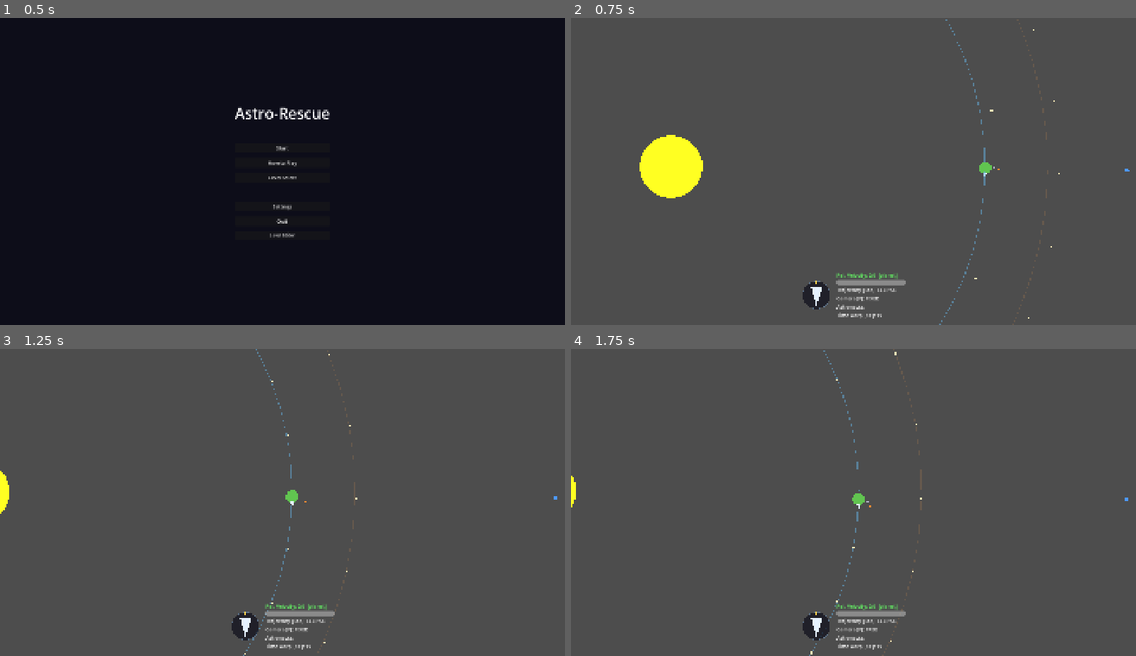
Above: before the commit, frames 1-4 (two rows, left to right).
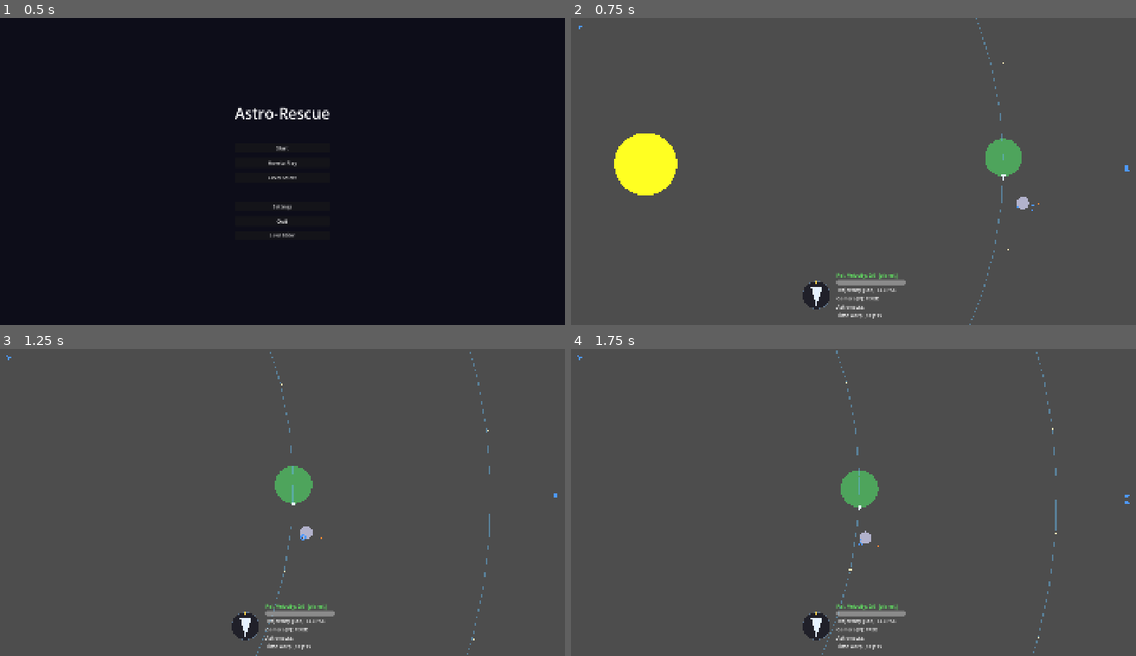
Above: after the commit, the same moments.

Repository: swan-eternal/astrorescue
Game: Godot game, scene res://scenes/main_menu.tscn
The game is run twice, just before and just after one commit, with the same random seed, the same clock (stepped at 60 frames per second) and the same inputs.
Inputs (mouse positions are in pixels of both pictures, inside the frame that each line leads up to):
- Up to frame 1 (0.5 s): no input
- Up to frame 2 (0.75 s): click "Start" at 0.5 s
- Up to frame 3 (1.25 s): no input
- Up to frame 4 (1.75 s): tap Enter at 1.25 s; move the mouse to (977, 487) at 1.27 s; hold D (rotate_right) from 1.28 s (still down); tap F (toggle_free_camera) at 1.35 s; click (977, 487) at 1.42 s

Frame 1 is identical in both runs. In frame 2, 2.9% of the frame differs, in the area x 1-99%, y 0-100%; in frame 3, 1.3%; in frame 4, 1.3%.

Commit message:
chore(build): v0.5 build V02 + time warp 32x + level 01 redesign + doc refresh
- Replace V01 build artifacts with V02 (exe, pck, console) — detected as renames
- export_presets.cfg: ./AstroRescueV01.exe -> ./AstroRescueV02.exe
- TIME_WARP_LEVELS extended to [1,2,4,8,16,32] (16x too slow for far-out orbits)
- rocket.tscn: explicit thrust_acceleration = 200.0 default
- data/levels/level_01.json: redesign to 4-planet system (earth/mars/neptune/Pluto),
  sun mass 4M -> 10M, rocket initial position [3500,0] -> [0,0]
- Add missing .uid files for scripts/soi_indicator + scripts/visual_settings
  (overlooked in 0c145f5; matches repo's track-every-.uid pattern)
- Newline fixes in scripts/moon.gd, scripts/settings_menu.gd
- Astro-RescueV2.md: refreshed project doc (supersedes V1 reference)

Diff:
--- a/data/levels/level_01.json
+++ b/data/levels/level_01.json
@@ -1,70 +1,154 @@
 {
-  "name": "Level 01",
-  "version": 3,
   "bodies": [
     {
-      "type": "sun",
-      "mass": 4000000,
+      "is_landable": false,
+      "mass": 10000000.0,
+      "position": [
+        0.0,
+        0.0
+      ],
       "radius": 200.0,
-      "is_landable": false,
-      "position": [-1, -3]
+      "type": "sun"
     },
     {
-      "type": "planet",
+      "angle_of_aphelion": 0.0,
+      "aphelion": 3050.0,
+      "color": [
+        0.308060050010681,
+        0.645470976829529,
+        0.362694531679153,
+        1.0
+      ],
+      "fuel_orbit_radius": 50.0,
+      "fuel_orbit_speed": 0.509999765083192,
+      "has_astronaut": false,
+      "has_fuel": false,
+      "is_home": true,
+      "mass": 2570500.0,
+      "moons": [
+        {
+          "angle_of_aphelion": 1.09955742875643,
+          "aphelion": 199.0,
+          "color": [
+            0.7,
+            0.7,
+            0.8,
+            1.0
+          ],
+          "fuel_orbit_radius": 60.0,
+          "fuel_orbit_speed": 0.489999765530227,
+          "has_astronaut": true,
+          "has_fuel": true,
+          "is_landable": true,
+          "mass": 16718.0,
+          "perihelion": 196.0,
+          "phase": 0.0174532925199433,
+          "radius": 40.0
+        }
+      ],
       "name": "earth",
-      "is_home": true,
-      "has_astronaut": false,
-      "has_fuel": true,
-      "mass": 10000,
-      "radius": 40.0,
-      "color": [0.3823967, 0.77151555, 0.31417027, 1.0],
-      "perihelion": 1847.7,
-      "aphelion": 2000.0,
-      "angle_of_aphelion": 3.141592653589793,
-      "phase": 3.141592653589793,
+      "perihelion": 2280.0,
+      "phase": -0.0174532925199433,
+      "radius": 120.0,
+      "type": "planet"
+    },
+    {
+      "angle_of_aphelion": -2.12930168743308,
+      "aphelion": 3400.0,
+      "color": [
+        0.747116148471832,
+        0.294683754444122,
+        0.294683754444122,
+        1.0
+      ],
       "fuel_orbit_radius": 50.0,
       "fuel_orbit_speed": 0.5,
+      "has_astronaut": true,
+      "has_fuel": true,
+      "is_home": false,
+      "mass": 51900.0,
+      "moons": [],
+      "name": "mars",
+      "perihelion": 3580.0,
+      "phase": 0.0174532925199433,
+      "radius": 117.0,
+      "type": "planet"
+    },
+    {
+      "angle_of_aphelion": 0.0,
+      "aphelion": 5090.0,
+      "color": [
+        0.281876921653748,
+        0.573591113090515,
+        0.672182321548462,
+        1.0
+      ],
+      "fuel_orbit_radius": 48.0,
+      "fuel_orbit_speed": 0.489999765530227,
+      "has_astronaut": false,
+      "has_fuel": false,
+      "is_home": false,
+      "mass": 1581800.0,
       "moons": [
         {
-          "radius": 6.0,
-          "color": [0.7, 0.7, 0.8],
-          "perihelion": 20.0,
-          "aphelion": 30.0,
-          "angle_of_aphelion": 0.0,
-          "phase": 0.0,
+          "angle_of_aphelion": -0.0174532925199433,
+          "aphelion": 172.0,
+          "color": [
+            0.7,
+            0.7,
+            0.8,
+            1.0
+          ],
+          "fuel_orbit_radius": 8.0,
+          "fuel_orbit_speed": 0.5,
+          "has_astronaut": true,
+          "has_fuel": false,
           "is_landable": true,
-          "mass": 10.0
+          "mass": 10.0,
+          "perihelion": 169.0,
+          "phase": -0.0349065850398866,
+          "radius": 30.0
         }
-      ]
+      ],
+      "name": "neptune",
+      "perihelion": 4830.0,
+      "phase": 0.0,
+      "radius": 307.0,
+      "type": "planet"
     },
     {
-      "type": "planet",
-      "name": "planet2",
-      "is_home": false,
+      "angle_of_aphelion": 0.0,
+      "aphelion": 7680.0,
+      "color": [
+        0.5,
+        0.5,
+        0.5,
+        1.0
+      ],
+      "fuel_orbit_radius": 50.0,
+      "fuel_orbit_speed": 0.5,
       "has_astronaut": true,
       "has_fuel": false,
-      "mass": 20000,
-      "radius": 20.0,
-      "color": [0.8983825, 0.51649755, 0.7749227, 1.0],
-      "perihelion": 4000.0,
-      "aphelion": 4913.5,
-      "angle_of_aphelion": 0.0,
-      "phase": 0.0
-    },
-    {
-      "type": "asteroid",
-      "mass": 0.0,
-      "radius": 8.0,
-      "color": [0.5, 0.4, 0.3],
-      "perihelion": 2400.0,
-      "aphelion": 2400.0,
-      "angle_of_aphelion": 0.0,
-      "phase": 1.0,
-      "is_landable": false
+      "is_home": false,
+      "mass": 80000.0,
+      "moons": [],
+      "name": "Pluto",
+      "perihelion": 8970.0,
+      "phase": 0.0,
+      "radius": 42.0,
+      "type": "planet"
     }
   ],
+  "name": "New Level",
   "rocket": {
-    "initial_position": [3500.0, 0.0],
-    "initial_velocity": [0.0, 50.0]
-  }
+    "initial_position": [
+      0.0,
+      0.0
+    ],
+    "initial_velocity": [
+      0.0,
+      50.0
+    ]
+  },
+  "version": 3
 }
--- a/scenes/rocket.tscn
+++ b/scenes/rocket.tscn
@@ -6,6 +6,7 @@
 [node name="rocket" type="Node2D" unique_id=2124542469]
 script = ExtResource("1_3341w")
 min_visual_scale = 1.0
+thrust_acceleration = 200.0
 
 [node name="Polygon2D" type="Polygon2D" parent="." unique_id=996802943]
 
--- a/scripts/rocket.gd
+++ b/scripts/rocket.gd
@@ -146,10 +146,12 @@
 # --- Time warp ---
 
 # Discrete time-warp levels. Press > / < to step through them; index
-# 0 = 1× (real-time), max = 8×. Engine.time_scale drives the global
+# 0 = 1× (real-time), max = 32×. Engine.time_scale drives the global
 # sim rate — physics, _process, etc. all run faster, and delta scales
-# with it, so fuel burn at 8× is 8× per thrust tick.
-const TIME_WARP_LEVELS: Array[float] = [1.0, 2.0, 4.0, 8.0, 16.0]
+# with it, so fuel burn at 32× is 32× per thrust tick. 32× added 2026-07-09
+# because 16× wasn't fast enough for far-out orbits (waiting on
+# periapsis at 9000 px takes too long at 16×).
+const TIME_WARP_LEVELS: Array[float] = [1.0, 2.0, 4.0, 8.0, 16.0, 32.0]
 
 # Current index into TIME_WARP_LEVELS.
 var time_warp_index: int = 0
Not shown, changed: export_presets.cfg
Not shown, added: scripts/soi_indicator.gd.uid
Not shown, added: scripts/visual_settings.gd.uid
Not shown, added: Astro-RescueV2.md
Not shown, removed: AstroRescueV01.console.exe
Not shown, changed: AstroRescueV01.exe
Not shown, changed: AstroRescueV01.pck
Not shown, added: AstroRescueV02.console.exe
Not shown, added: AstroRescueV02.exe
Not shown, added: AstroRescueV02.pck
